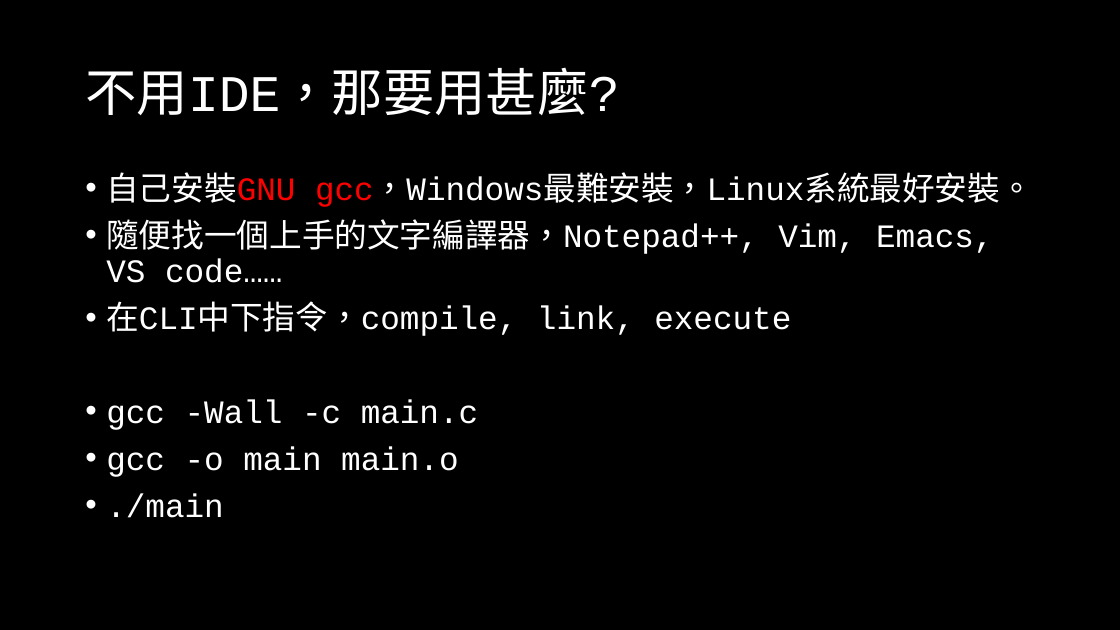
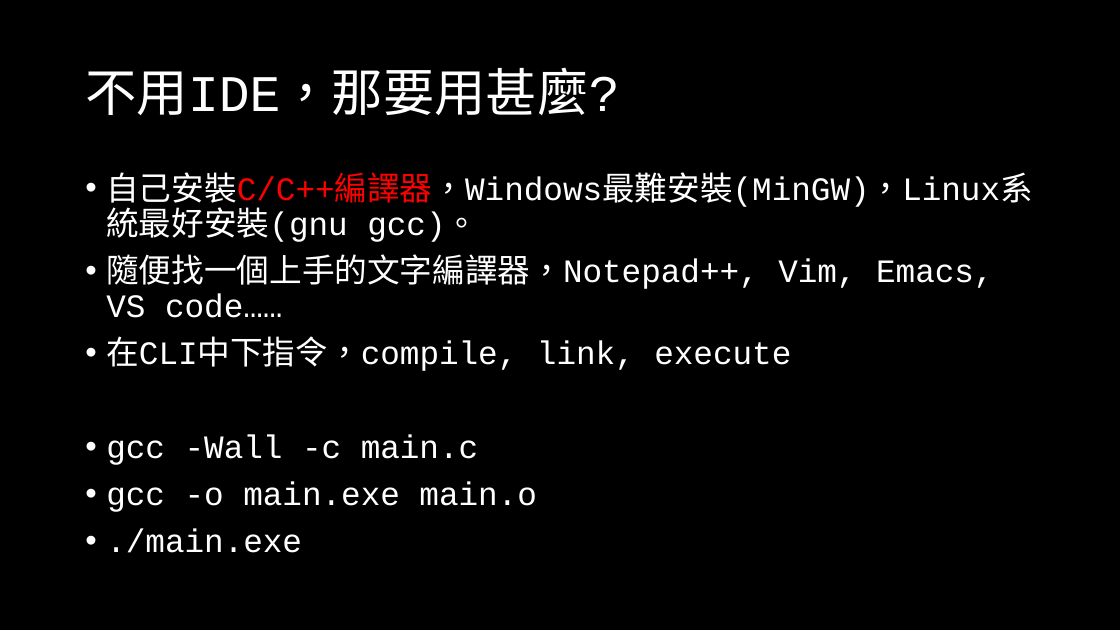
Before and after one commit to OEmiliatanO/those_c_prog_didnt_teach, a slide deck: slide 10 of Ch1/Ch1-basic.pptx (slide 11 before the commit). Drawn at 1120x630 pixels with LibreOffice and Linux fonts; fonts in the diff are those of the drawing. Boxes give left, top, right and bottom in pixels: in the first picture for what was removed or moved away, otherwise in the second. Text is boxed around its words. In the diff, an @@ line names an element or a change of style, - is before the commit and + after.

```diff
--- a/Ch1/Ch1-basic.pptx
+++ b/Ch1/Ch1-basic.pptx
@@ text at (106,172,1032,242): text changed @@
-• 自己安裝GNU gcc，Windows最難安裝，Linux系統最好安裝。
+• 自己安裝C/C++編譯器，Windows最難安裝(MinGW)，Linux系統最好安裝(gnu gcc)。
@@ text at (106,481,536,553): text changed @@
-• gcc -o main main.o
-• ./main
+• gcc -o main.exe main.o
+• ./main.exe
```
Also in this commit, not shown: 8 other slides changed, 1 slide added, 5 slides removed, 1 other file.
